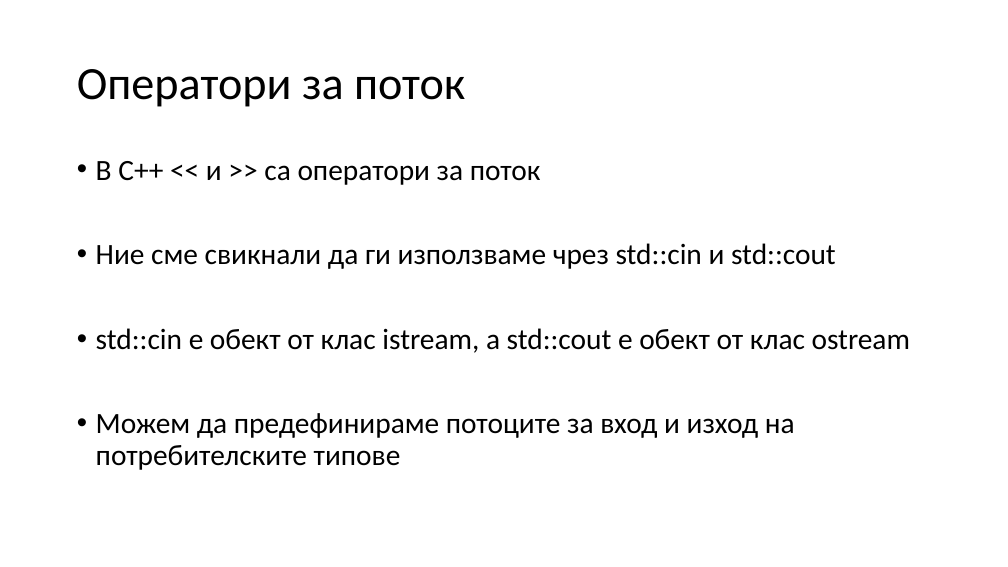
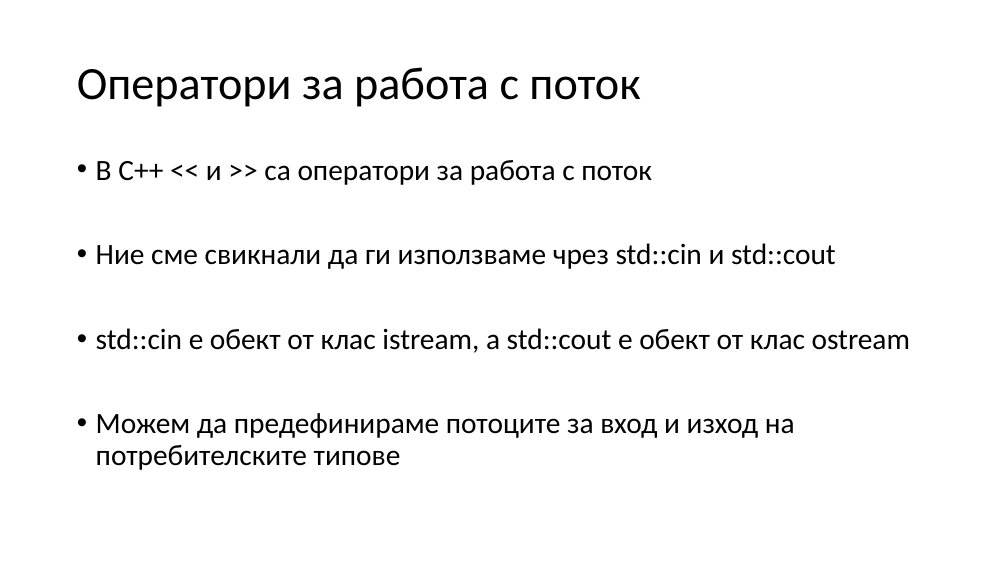
Before and after one commit to Mapmo/Uni-CPP, a slide deck: slide 43 of Object-Oriented Programming/Consultation 2/Consultation2.pptx. Drawn at 1008x567 pixels with LibreOffice and Linux fonts; fonts in the diff are those of the drawing. Boxes give left, top, right and bottom in pixels: in the first picture for what was removed or moved away, otherwise in the second. Text is boxed around its words. In the diff, an @@ line names an element or a change of style, - is before the commit and + after.

```diff
--- a/Object-Oriented Programming/Consultation 2/Consultation2.pptx
+++ b/Object-Oriented Programming/Consultation 2/Consultation2.pptx
@@ title at box(77, 67, 640, 107): text changed @@
-Оператори за поток
+Оператори за работа с поток
@@ text at box(96, 160, 652, 185): text changed @@
-• В С++ << и >> са оператори за поток
+• В С++ << и >> са оператори за работа с поток
```
Also in this commit, not shown: 11 other slides changed, 1 slide removed, 2 other files.
